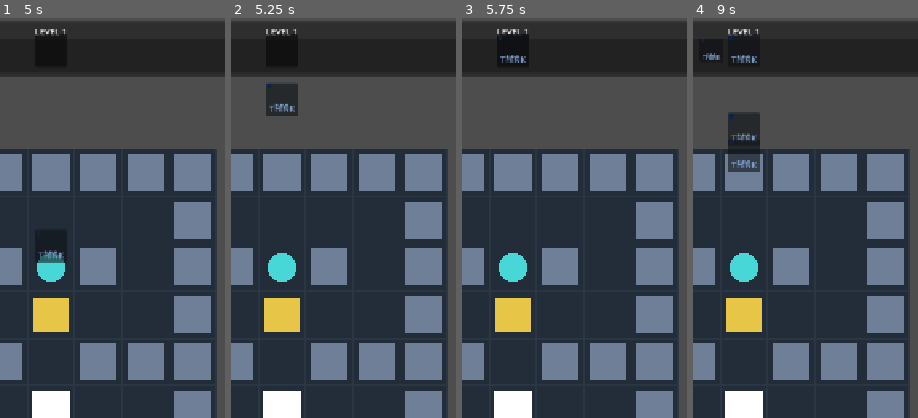
Above: before the commit, frames 1-4 (left to right).
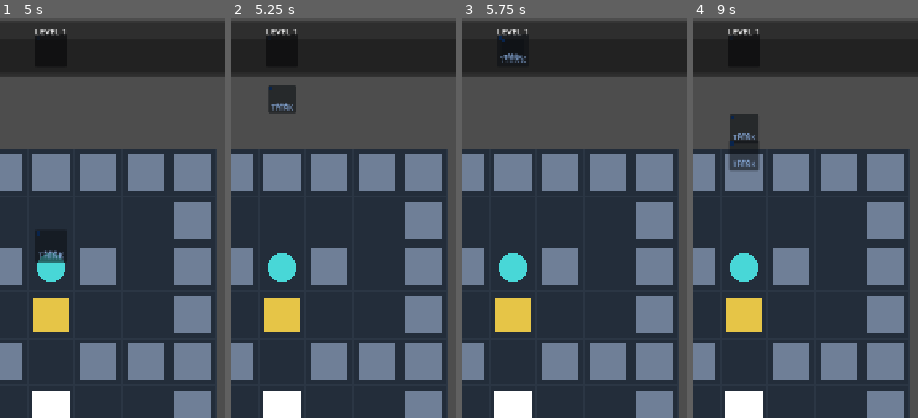
Above: after the commit, the same moments.

Repository: hszqf/Scatterbrain
Game: Godot game, scene res://scenes/app/App.tscn
Same seed, same stepped clock (60 frames per second), same inputs: the game is played once before the commit and once after it.
Inputs (mouse positions are % of the whole screen's width and height, from its top left):
- Up to frame 1 (5 s): click "Start Game" at 0.5 s; click "UP" at 1.25 s; click "LT" at 2 s; click "RT" at 2.75 s; click "DN" at 3.5 s; click "REST" at 4.25 s
- Up to frame 2 (5.25 s): click "RST" at 5 s
- Up to frame 3 (5.75 s): no input
- Up to frame 4 (9 s): click "LOG" at 5.75 s; tap Enter at 6.5 s; move the mouse to (45, 70) at 6.52 s; hold Up (move_up) 6.53-7.25 s; tap Space (empty_change) at 6.6, 8.1 s; click (45, 70) at 6.67 s; tap R (restart_level) at 7.25, 8.75 s; drag from (80, 65) to (45, 70) at 7.27 s; move the mouse to (20, 35) at 8.02 s; hold Left (move_left) 8.03-8.75 s; drag from (55, 50) to (20, 35) at 8.77 s
The pictures show only the part of the screen within x 39-89%, y 0-50%; the shares and areas given below are measured in that part.

Frame 1 is identical in both runs. In frame 2, 0.4% of the frame differs, in the area x 15-30%, y 16-25%; in frame 3, 0.2%; in frame 4, 0.9%, in the area x 3-30%, y 4-39%.

Commit message:
Fix incoming queue handoff to slot0 takeover
按中文原始需求调整 memory_queue_view 可视交接：
- incoming_fx 落点与 queue_update overlay_start 对齐，消除 target_slot/start 不一致
- append_plus_evict / incoming_plus_evict 时，新记忆落地后直接占住 slot0，不再执行长距离横向穿行
- 旧记忆 overlay 继续执行右移并挤出，形成“新记忆顶住、旧记忆被顶出”的动力链

用户原始需求摘录：
“不要再改 compiler / replay / semantics / level，只改 scripts/game/memory_queue_view.gd。
incoming_fx 的终点，就是 queue_update 的 overlay_start。
对 append_plus_evict / incoming_plus_evict，新记忆飞上来后直接落到 slot0。
旧记忆 overlay 从 slot0 被向右 shift + evict。”

Diff:
--- a/scripts/game/memory_queue_view.gd
+++ b/scripts/game/memory_queue_view.gd
@@ -313,7 +313,7 @@
 		return
 	var target_slot_center: Vector2 = _slot_center_in_local(target_slot)
 	var target_slot_top_left: Vector2 = _slot_top_left_in_local(target_slot)
-	var lane_anchor: Vector2 = target_slot_center
+	var queue_entry_center: Vector2 = target_slot_center
 	var particle: Control = _build_incoming_badge(change)
 	particle.position = _to_local_canvas(source_global_pos) - particle.size * 0.5
 	add_child(particle)
@@ -329,20 +329,14 @@
 		await get_tree().create_timer(incoming_hold_before_launch).timeout
 
 	var travel_time: float = maxf(incoming_fx_duration, 0.14)
-	var lane_tween: Tween = create_tween()
-	lane_tween.tween_property(particle, "position", lane_anchor - particle.size * 0.5, travel_time).set_trans(Tween.TRANS_QUAD).set_ease(Tween.EASE_OUT)
-	await lane_tween.finished
-	if incoming_hold_at_lane > 0.0:
-		await get_tree().create_timer(incoming_hold_at_lane).timeout
-
 	var target_tween: Tween = create_tween()
 	target_tween.set_parallel(true)
-	var push_entry: Vector2 = _incoming_push_entry_point()
+	var push_entry: Vector2 = queue_entry_center
 	_pending_incoming_geometry_points = {
 		"source": _point_pair_from_center(source_local),
 		"push_entry": _point_pair_from_center(push_entry),
 		"incoming_fx_target_slot": _point_pair(target_slot_top_left, target_slot_center),
-		"overlay_start": _point_pair_from_center(popped_local),
+		"overlay_start": _point_pair_from_center(push_entry),
 	}
 	_append_geo_line("incoming_fx", "incoming.source", _pending_incoming_geometry_points["source"])
 	_append_geo_line("incoming_fx", "incoming.push_entry", _pending_incoming_geometry_points["push_entry"])
@@ -757,6 +751,14 @@
 		incoming_from_top_left = incoming_overlay.position
 	var incoming_to_center: Vector2 = newest_center
 	var incoming_to_top_left: Vector2 = newest_pos
+	var lock_incoming_at_slot: bool = had_pending_overlay and (
+		diff_classification == "append_plus_evict"
+		or diff_classification == "pre_recompile_append_plus_evict"
+		or diff_classification == "incoming_plus_evict"
+	)
+	if lock_incoming_at_slot:
+		incoming_to_center = incoming_from_center
+		incoming_to_top_left = incoming_from_top_left
 	var overlay_shift_starts: Array[Vector2] = []
 	var overlay_shift_afters: Array[Vector2] = []
 	for overlay: Panel in existing_overlays:
@@ -769,7 +771,8 @@
 	var move_tween: Tween = create_tween()
 	move_tween.set_parallel(true)
 	var move_time: float = maxf(push_shift_duration, 0.05)
-	move_tween.tween_property(incoming_overlay, "position", newest_pos, move_time).set_trans(Tween.TRANS_QUAD).set_ease(Tween.EASE_OUT)
+	if not lock_incoming_at_slot:
+		move_tween.tween_property(incoming_overlay, "position", newest_pos, move_time).set_trans(Tween.TRANS_QUAD).set_ease(Tween.EASE_OUT)
 	for overlay_index: int in range(existing_overlays.size()):
 		var overlay: Panel = existing_overlays[overlay_index]
 		if overlay == null:
